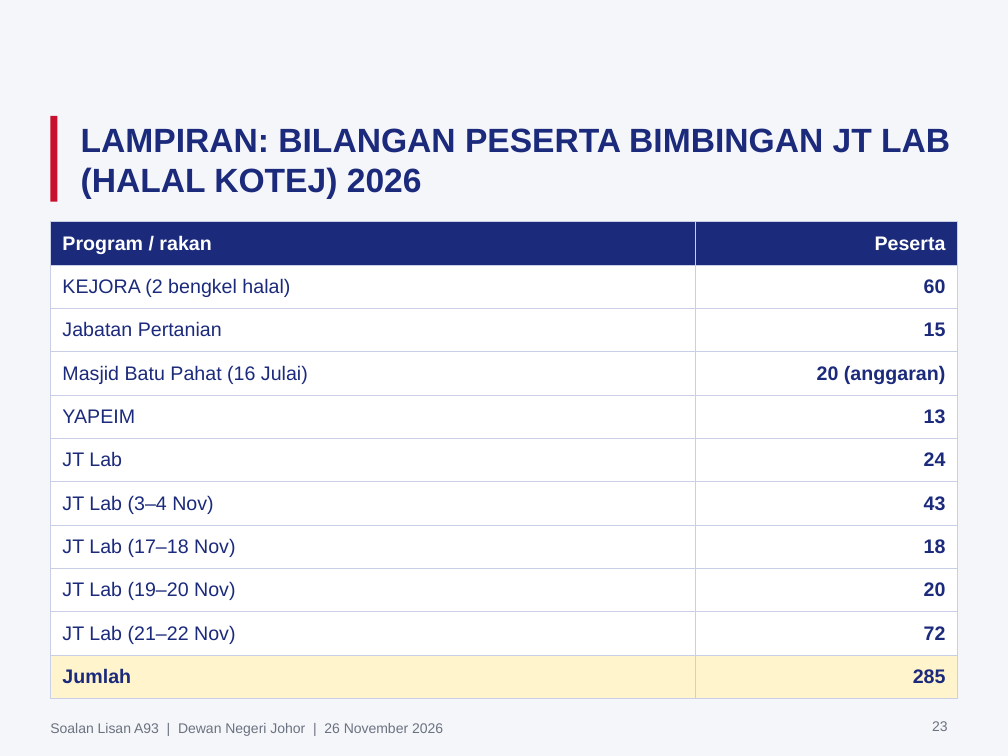
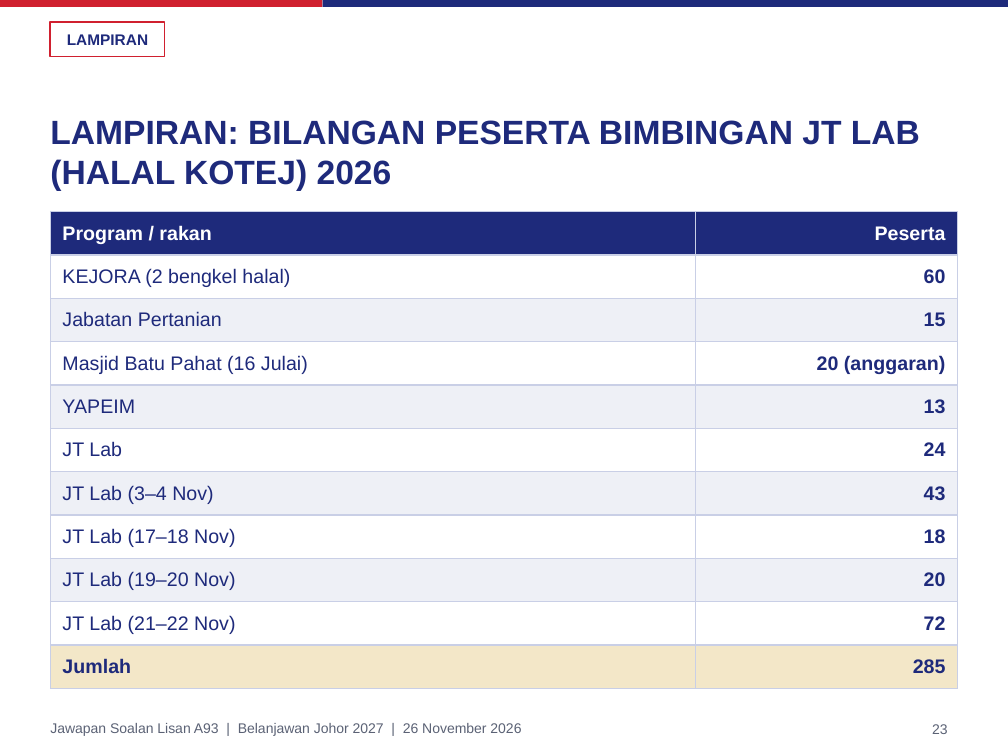
Before and after one commit to nawaljoe/Nawal, a slide deck: slide 23 of slides/A93_Halal_Johor_4x3.pptx. Drawn at 1008x756 pixels with LibreOffice and Linux fonts; fonts in the diff are those of the drawing; background and template pictures are left out. Boxes give left, top, right and bottom in pixels: in the first picture for what was removed or moved away, otherwise in the second. Text is boxed around its words. In the diff, an @@ line names an element or a change of style, - is before the commit and + after.

```diff
--- a/slides/A93_Halal_Johor_4x3.pptx
+++ b/slides/A93_Halal_Johor_4x3.pptx
@@ background #F5F6FA to #FFFFFF @@
@@ rectangle added at (0, 0, 323, 7), fill #D0202F @@
@@ rectangle added at (50, 22, 164, 56), fill #FFFFFF, outline #D0202F 1.25 pt @@
@@ rectangle added at (323, 0, 1008, 7), fill #1E2A7B @@
@@ text added at (67, 34, 148, 45), 11 pt, text #1E2A7B, bold @@
+LAMPIRAN
@@ title "LAMPIRAN: BILANGAN PESERTA BIMBINGAN JT ...": place and size @@
-title "LAMPIRAN: BILANGAN PESERTA BIMBINGAN JT ..." at (81, 128, 950, 199)
+title "LAMPIRAN: BILANGAN PESERTA BIMBINGAN JT ..." at (50, 120, 920, 191)
@@ title "LAMPIRAN: BILANGAN PESERTA BIMBINGAN JT ..." at (50, 120, 920, 191): text colour #1B2A7B to #1E2A7B @@
@@ rectangle removed at (50, 116, 57, 202) @@
@@ table at (50, 212, 958, 677) @@
@@ fill #1B2A7B to #1E2A7B in row 1 @@
@@ fill #FFFFFF to #EEF0F6 in 8 cells @@
@@ fill #FFF4CC to #F3E7C8 in row 11 @@
@@ text colour #1B2A7B to #1E2A7B in "KEJORA (2 bengkel halal)", "60", "Jabatan Pertanian", "15" and 16 more places @@
@@ table: place and size @@
-table at (50, 222, 958, 688)
+table at (50, 212, 958, 677)
@@ page number at (932, 724, 948, 734): text colour #6B7280 to #5B6275 @@
@@ text at (50, 723, 521, 736): text changed; text colour #6B7280 to #5B6275 @@
-Soalan Lisan A93 | Dewan Negeri Johor | 26 November 2026
+Jawapan Soalan Lisan A93 | Belanjawan Johor 2027 | 26 November 2026
```
Also in this commit, not shown: 22 other slides changed, 2 other files.
